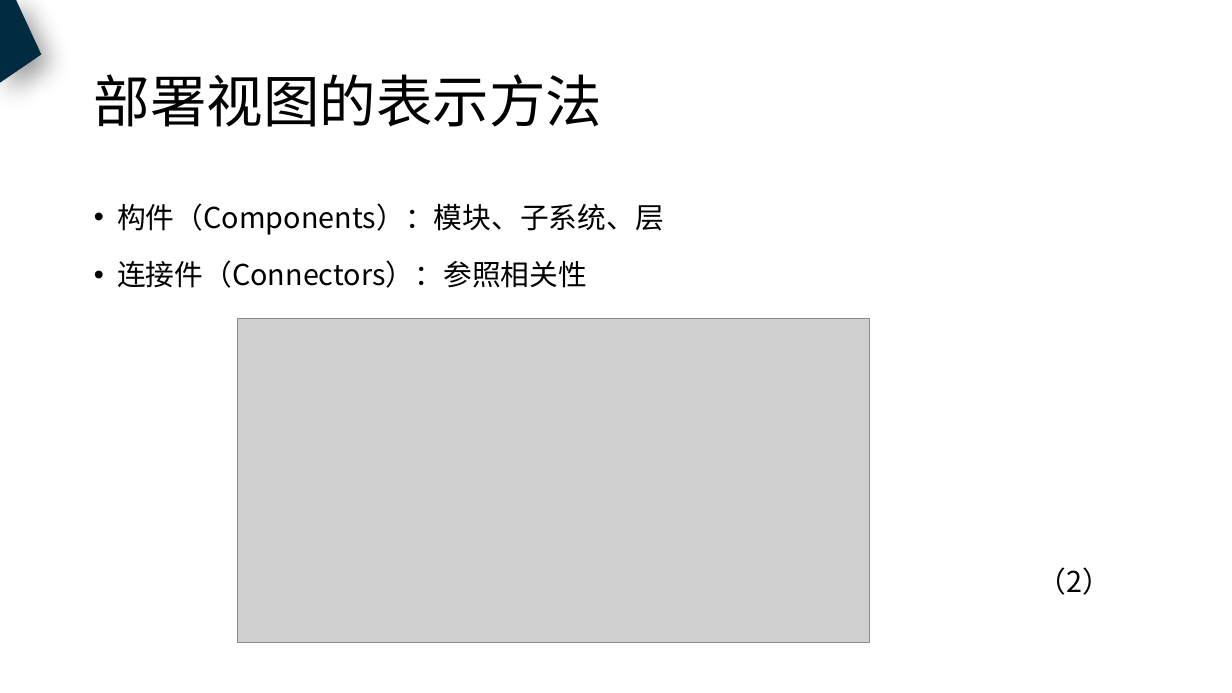
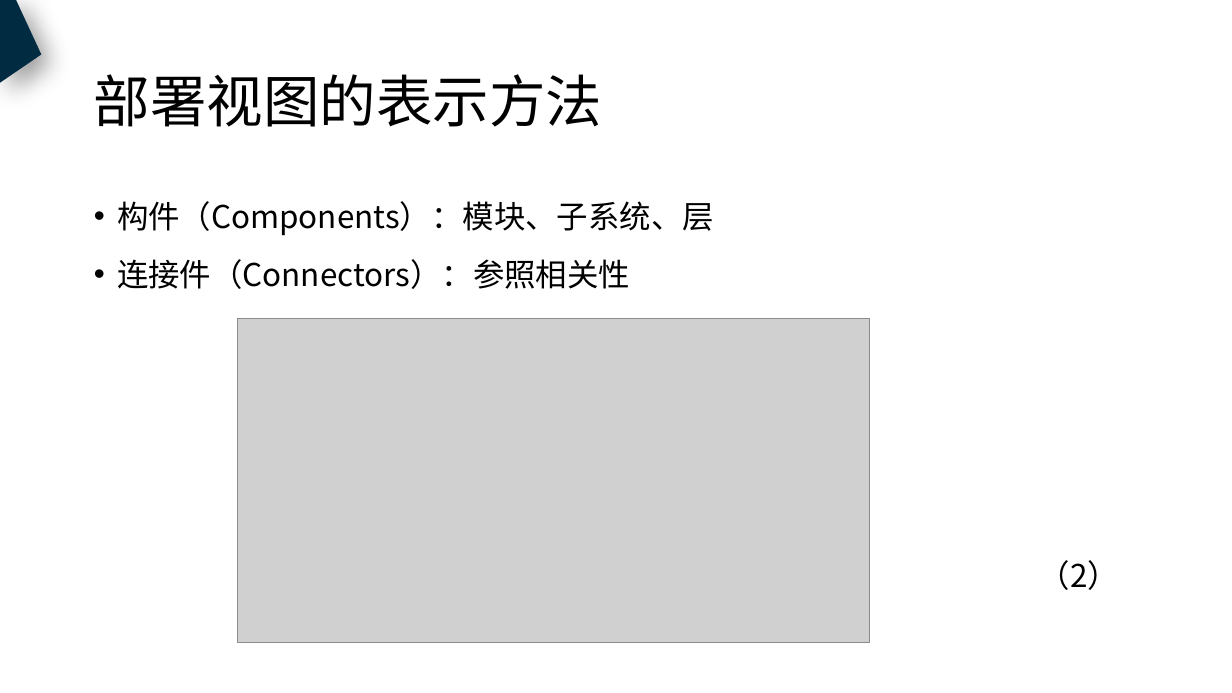
Before and after one commit to PRD2018-G18/PRD2018, a slide deck: slide 34 of 非受控文档/过程文档/UML/UML基础4/UML基础4.pptx. Drawn at 1232x693 pixels with LibreOffice and Linux fonts; fonts in the diff are those of the drawing; grey boxes stand for pictures. Boxes give left, top, right and bottom in pixels: in the first picture for what was removed or moved away, otherwise in the second. Text is boxed around its words. In the diff, an @@ line names an element or a change of style, - is before the commit and + after.

```diff
--- a/非受控文档/过程文档/UML/UML基础4/UML基础4.pptx
+++ b/非受控文档/过程文档/UML/UML基础4/UML基础4.pptx
@@ text "构件（Components）：模块、子系统、层" at [117, 201, 1119, 590]: size 22.4 to 24.5 pt; line spacing 1.3 to 1.2; line spacing 0.9 to 0.8 @@
```
Also in this commit, not shown: 6 other slides changed, 3 other files.
